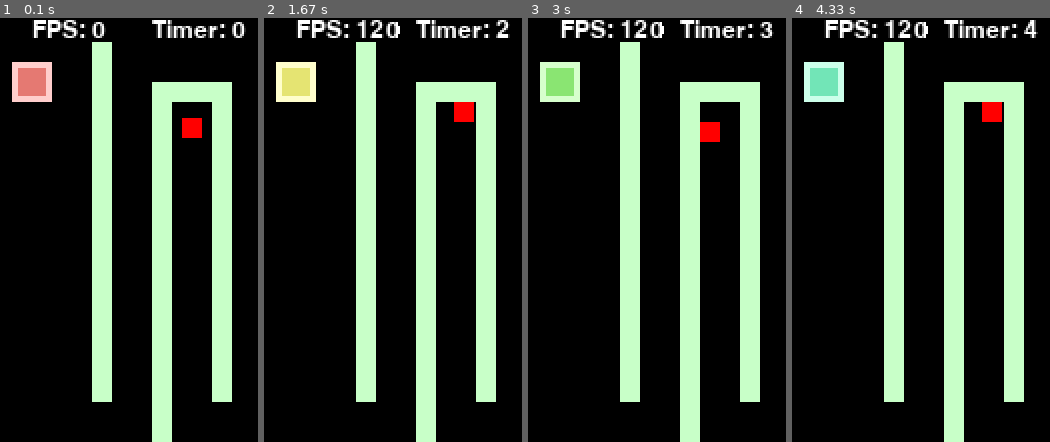
Above: before the commit, frames 1-4 (left to right).
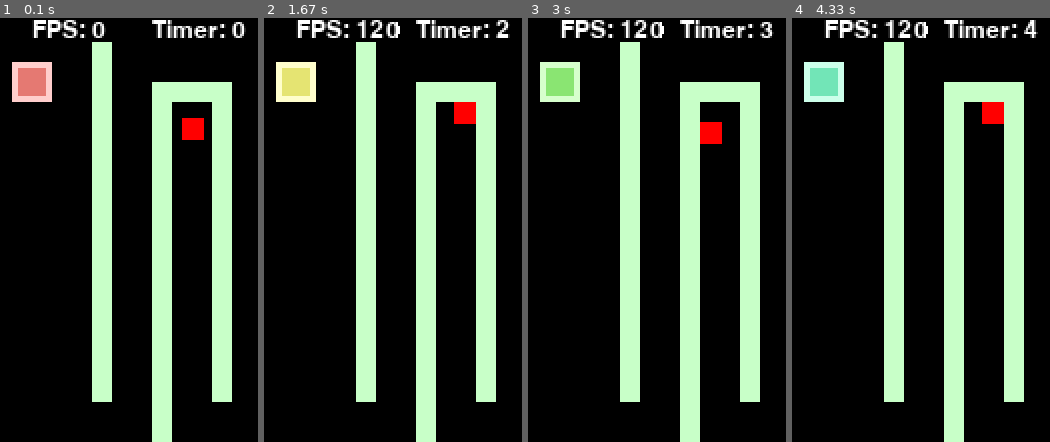
Above: after the commit, the same moments.

Repository: zadeviggers/12dts
Game: pygame game, started from python/maze-game/maze-game.py
Same seed, same stepped clock (60 frames per second), same inputs: the game is played once before the commit and once after it.
Inputs:
- Up to frame 1 (0.1 s): no input
- Up to frame 2 (1.67 s): hold Right 0.33-0.8 s; hold Up 0.83-1.3 s; hold Right from 1.33 s (still down)
- Up to frame 3 (3 s): release Right at 1.8 s; hold Left 1.83-2.37 s; hold Down 2.4-2.7 s; hold Left from 2.73 s (still down)
- Up to frame 4 (4.33 s): release Left at 3.13 s; hold Up 3.17-3.53 s; hold Right 3.57-4.2 s; hold Down from 4.23 s (still down)

The runs differ from the first frame. In frame 1, less than 0.1% of the frame differs, in the area x 70-80%, y 23-29%; in frame 2, less than 0.1%; in frame 3, less than 0.1%; in frame 4, less than 0.1%.

Commit message:
fix player movement
Signed-off-by: Zade Viggers <zade.viggers@gmail.com>

Diff:
--- a/python/maze-game/maze-game.py
+++ b/python/maze-game/maze-game.py
@@ -185,15 +185,16 @@
 
     # Clear out where the player was
     pygame.draw.rect(window, game["background_colour"],
-                     (old_player_x_position, old_player_y_position, game["player_width"], game["player_height"]))
+                     (floor(old_player_x_position), floor(old_player_y_position), game["player_width"] + 1, game["player_height"] + 1))
     # The redraw function can only use ints, so I floor the actual value and add one to the width to make sure that the whole object is re-drawn
     dirty_rectangles.append(
         (floor(old_player_x_position), floor(old_player_y_position), game["player_width"] + 1, game["player_height"] + 1))
 
     # Re-draw the player in it's new position
     # The redraw function can only use ints, so I floor the actual value and add one to the width to make sure that the whole object is re-drawn
+    print(player_x_position, player_y_position)
     pygame.draw.rect(window, game["player_colour"],
-                     (player_x_position, player_y_position, game["player_width"], game["player_height"]))
+                     (floor(player_x_position), floor(player_y_position), game["player_width"] + 1, game["player_height"] + 1))
     dirty_rectangles.append(
         (floor(player_x_position), floor(player_y_position), game["player_width"] + 1, game["player_height"] + 1))
 
